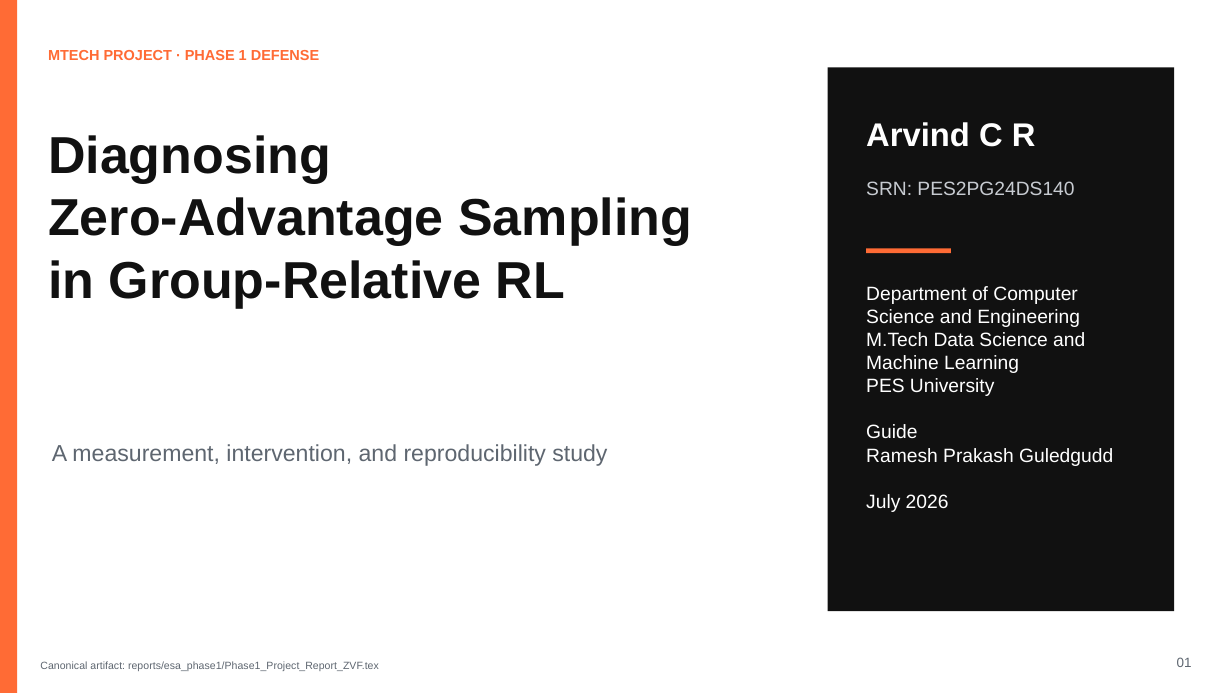
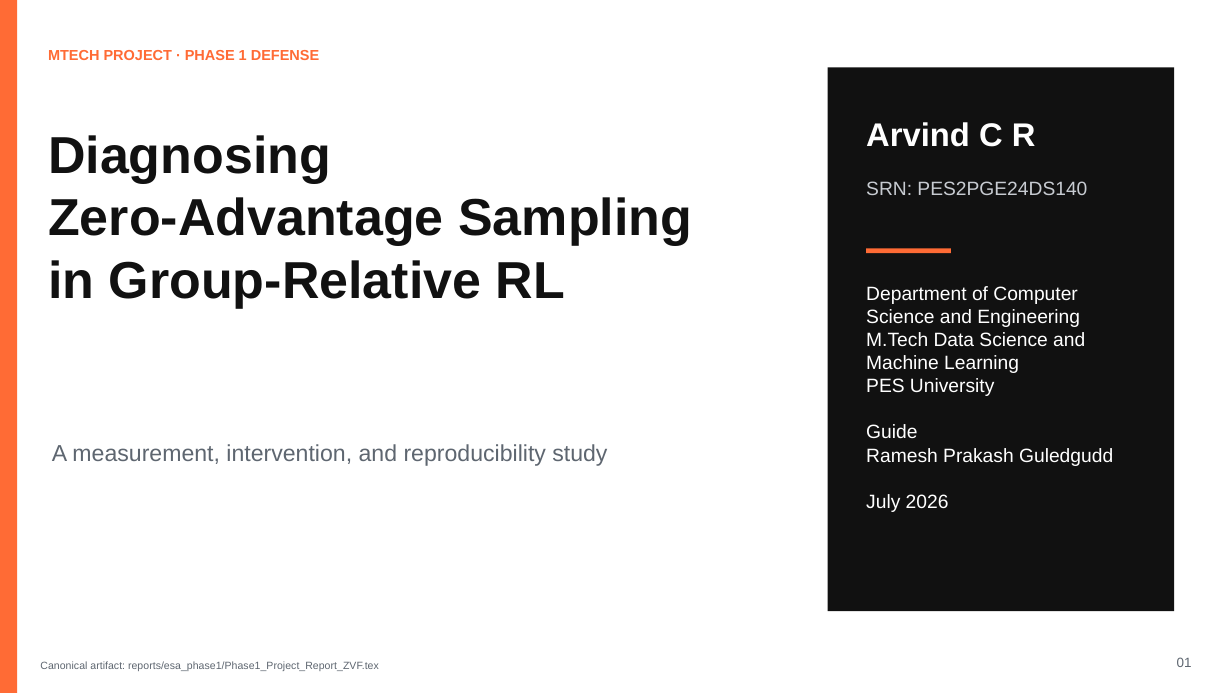
Before and after one commit to arvindcr4/tinker-rl-lab, a slide deck: slide 1 of outputs/PESU_MTech_Phase1_ZVF_Defense_ArvindCR.pptx. Drawn at 1232x693 pixels with LibreOffice and Linux fonts; fonts in the diff are those of the drawing. Boxes give left, top, right and bottom in pixels: in the first picture for what was removed or moved away, otherwise in the second. Text is boxed around its words. In the diff, an @@ line names an element or a change of style, - is before the commit and + after.

Commit message:
fix(deck): correct SRN typo on ZVF Defense title slide (PES2PG24DS140 -> PES2PGE24DS140)
Audit of the Phase 1 ZVF Defense deck against repo artifacts: every
quantitative claim verified exact (P2 mean ZVF 0.706-0.770 per method;
token-budget +0.028 both arms, 11-20 groups skipped; P1 layer-freeze
0.083+/-0.048 over 4 seeds; P8 AUROC 0.838+/-0.010 vs reward-only
0.426+/-0.027; demo.sh PASSes with the exact fixture values shown).
GU=1-ZVF convention consistent with the corrected program-wide
definition; no July-11-corrected claims appear in this deck. Only
defect was the missing E in the SRN on slide 1.

```diff
--- a/outputs/PESU_MTech_Phase1_ZVF_Defense_ArvindCR.pptx
+++ b/outputs/PESU_MTech_Phase1_ZVF_Defense_ArvindCR.pptx
@@ text at (x1=866, y1=181, x2=1087, y2=195): text changed @@
-SRN: PES2PG24DS140
+SRN: PES2PGE24DS140
```
